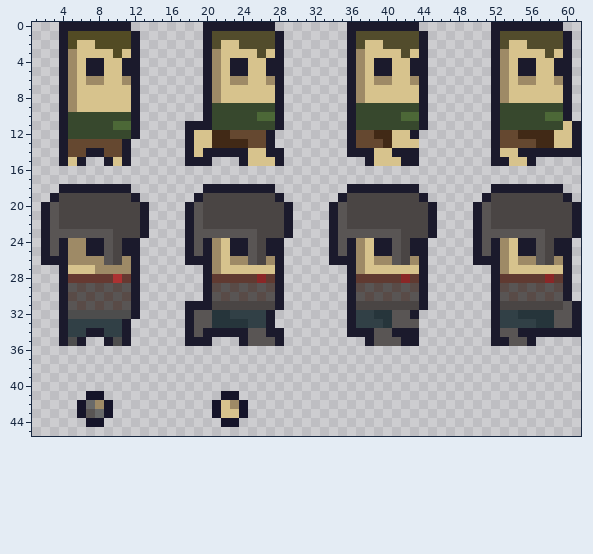
Pixel-art sprite: 2DGame/Assets/_Project/Art/Sprites/Player/PlayerFinal.png. Above: the version before the commit.
The file is 62x62 pixels. Colours within 5 levels of each other are drawn and written as one. Shown: x 1..61, y 0..45.
The result:
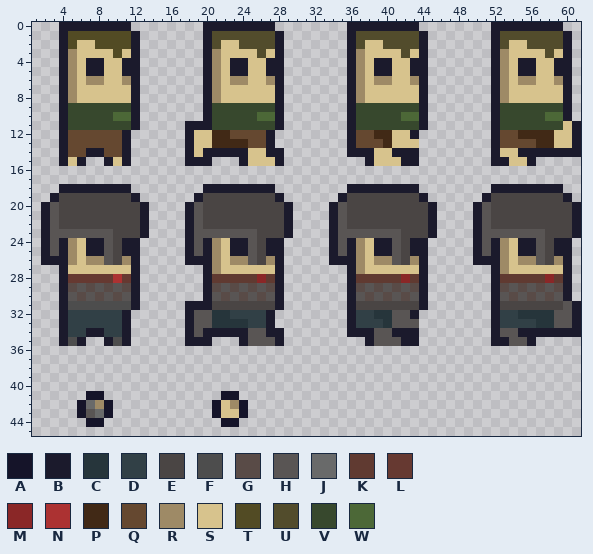
Palette (. is transparent): A #151429  B #1b1a2c  C #26353b  D #314046  E #4a4544  F #4d4d4d  G #594b47  H #595554  J #696a6a  K #603a31  L #663931  M #8a2727  N #ac3232  P #412916  Q #654830  R #9e8a66  S #d7c38d  T #524b24  U #524c2c  V #37482d  W #4c6837
Commit: Animated player legs
Changes in this commit:
@@ x 3..14 @@
  8 .BRSSSSSSB..
- 9 .BRSSSSSSB..
-10 .BVVVVVVVB..
-11 .BVVVVVWWB..
-12 .BVVVVVVVB..
+ 9 .BVVVVVVVB..
+10 .BVVVVVWWB..
+11 .BVVVVVVVB..
+12 .BQQQQQQB...
 13 .BQQQQQQB...
@@ x 3..14 @@
 23 HHHHHHHEEEB.
-24 HBRRBBHEBB..
-25 HBRRBBHEBB..
-26 BBRRRRHERB..
-27 .BSSSRRRRB..
+24 HBRSBBHEBB..
+25 HBRSBBHEBB..
+26 BBRSRRHERB..
+27 .BSSSSSSSB..
 28 .BLLLLLNLB..
-29 .BHGHGHGHB..
-30 .BGHGHGHGB..
-31 .BHGHGHGHB..
-32 .BFFFFFFFB..
+29 .BGHGHGHGB..
+30 .BHGHGHGHB..
+31 .BFFFFFFFB..
+32 .BDDDDDDB...
 33 .BDDDDDDB...
